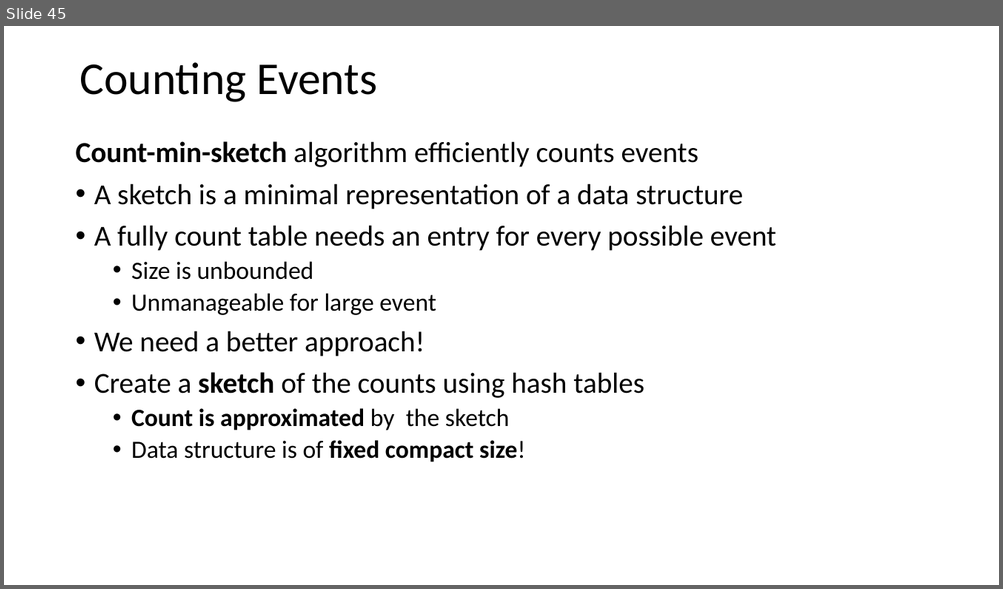
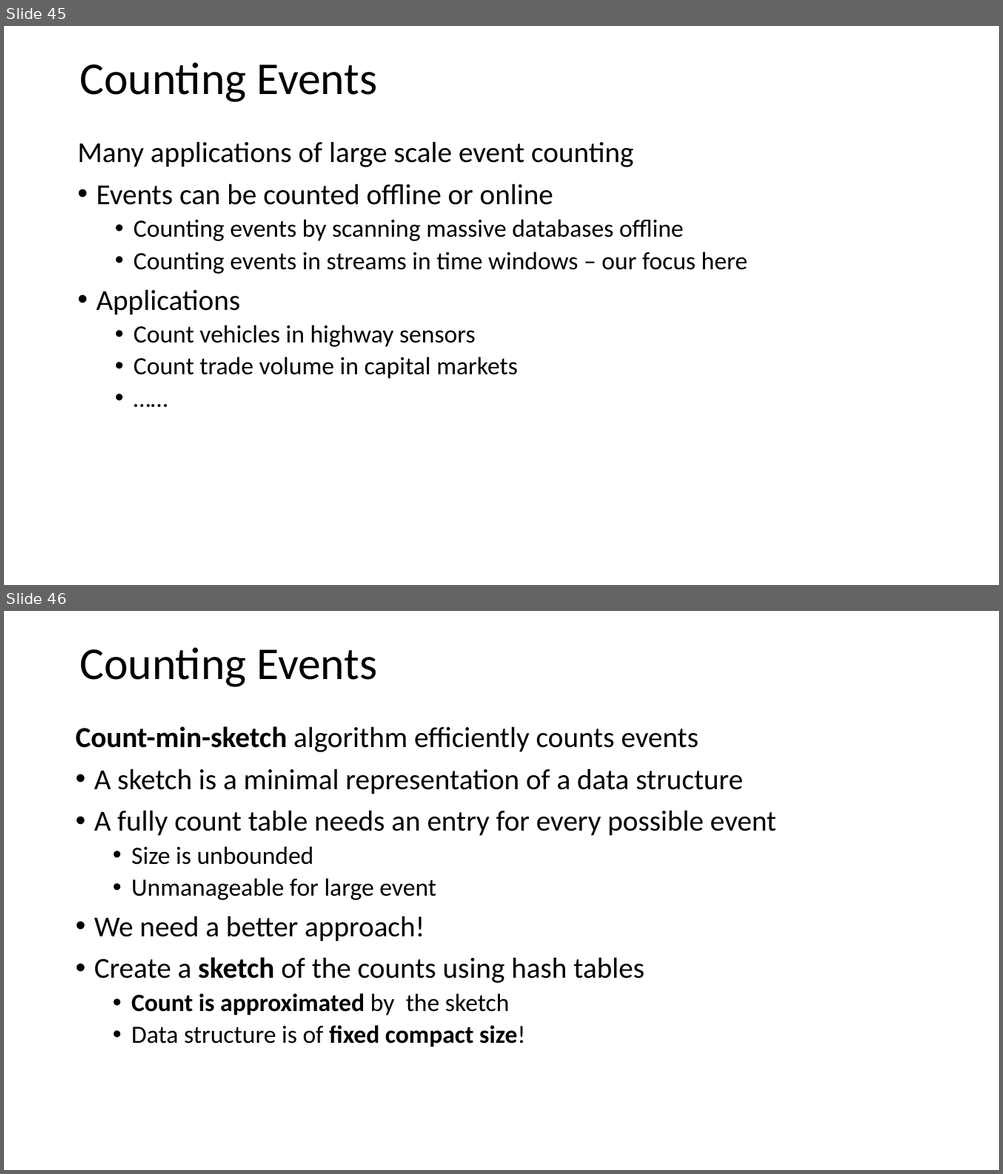
Before and after one commit to StephenElston/CSCI-E-108, a slide deck: slides/3_StreamingAnalytics.pptx. Shown one above the other, each under a label of ours: slide 45 before the commit, slides 45 and 46 after it. The pictures are 1003x589 and 1003x1174 pixels, drawn with LibreOffice and Linux fonts; fonts in the diff are those of the drawing. Boxes give left, top, right and bottom in pixels: in the first picture for what was removed or moved away, otherwise in the second. Text is boxed around its words. In the diff, an @@ line names an element or a change of style, - is before the commit and + after.

Commit message:
Added error analysis for count min sketch and improved demo slides

```diff
--- a/slides/3_StreamingAnalytics.pptx
+++ b/slides/3_StreamingAnalytics.pptx
@@ slide 45 added at <box>4,26,999,585</box>, background #FFFFFF @@
@@ text added at <box>79,62,377,102</box>, 44 pt, text #000000 @@
+Counting Events
@@ text added at <box>77,141,747,379</box>, 24 pt, text #000000 @@
+Many applications of large scale event counting
+• Events can be counted offline or online
+  • Counting events by scanning massive databases offline
+  • Counting events in streams in time windows – our focus here
+• Applications
+  • Count vehicles in highway sensors
+  • Count trade volume in capital markets
+  • ……
@@ what was slide 45 is now slide 46 @@
```
Also in this commit, not shown: 8 slides changed, 4 other slides added.
